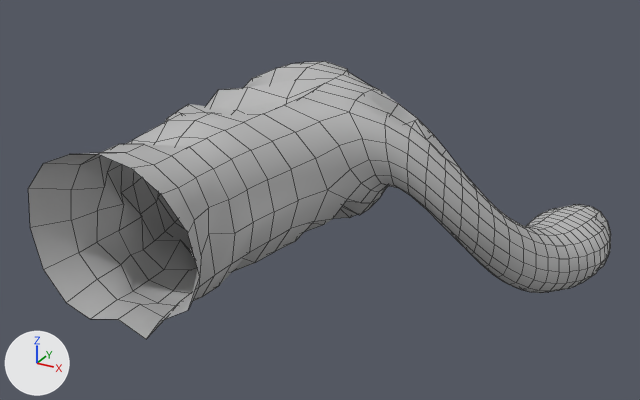
Before and after pictures for a commit that changed the FBX model Art_Files/demo assets/grotto.fbx.
Camera for both pictures: a camera (50 mm lens) standing at (51.9, -80.8, 50.7) and looking at (-7.3, 26.8, -3.1). Arrows for +X, +Y and +Z are at lower left; the lights stay in place. Mesh edges are drawn as thin lines. Where no turn or scale is listed for an object, it has been applied to the vertices. Vertices at the same position are counted once.

Objects in the first picture: 'grot:pCube1'.
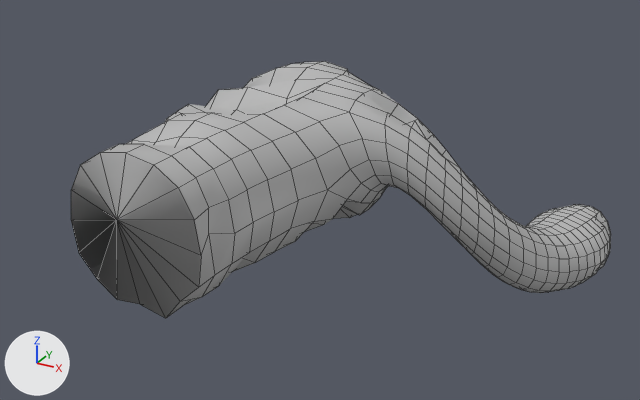
The change, as a diff of the scene's bpy script:
```diff
--- a/Art_Files/demo assets/grotto.fbx.py
+++ b/Art_Files/demo assets/grotto.fbx.py
@@ me_mesh @@
 # used by ob_grot_pcube1; location = (-15.3, 0.9, 2.8)
-me_mesh.from_pydata(...)  # 720 vertices, 710 faces; spans x -15.0..45.3, y -11.2..69.5, z -27.1..12.4
+me_mesh.from_pydata(...)  # 690 vertices, 696 faces; spans x -15.0..45.3, y -6.8..69.5, z -27.1..11.2
+# me_mesh part 1
+# 31 vertices are removed from x -13.1..13.0, y -11.2..-10.8, z -10.9..12.4
+# 30 faces are deleted
+# 1 vertex is added at (-3.2, -5.9, 1.3)
+# 16 new faces join them
 me_mesh.materials.append(mat_grot_lambert2)
```

What differs and where, as boxes [x1, y1, x2, y2] in the pictures (640 x 400 px):
'grot:pCube1', reshaped (7% narrower, 8% shorter): before [28, 61, 611, 339]; after [71, 61, 611, 318]
part 1 of me_mesh, cut back: before [28, 153, 201, 339]; after [71, 153, 201, 318]
